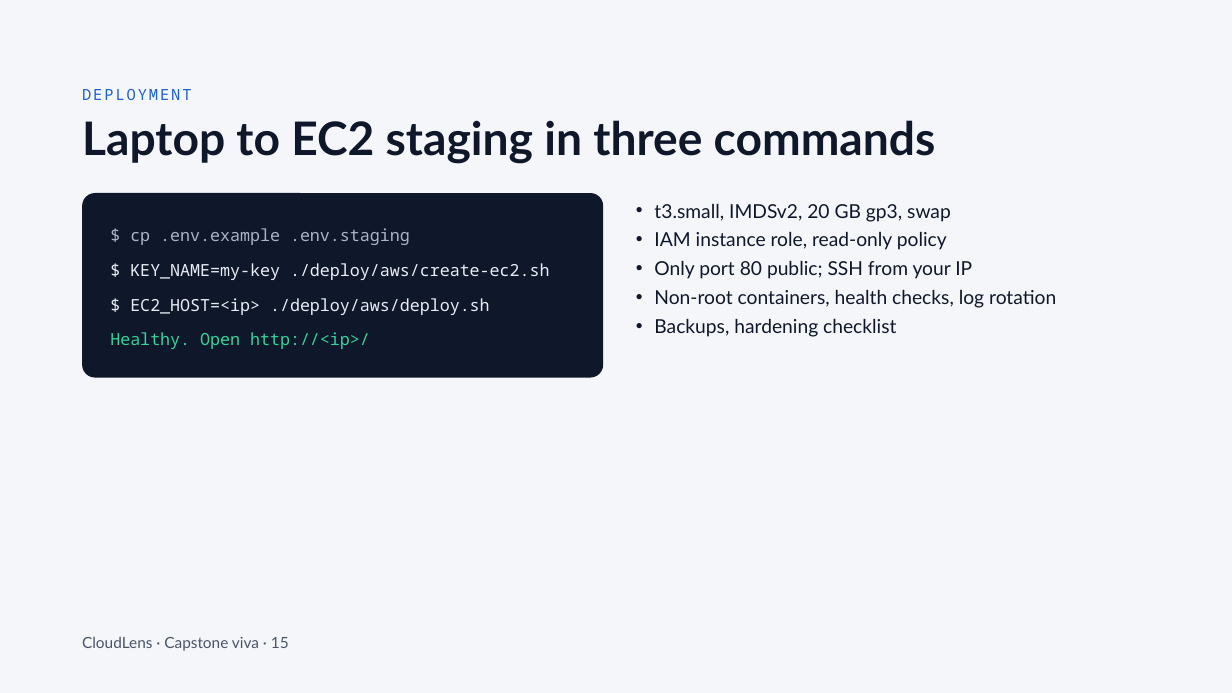
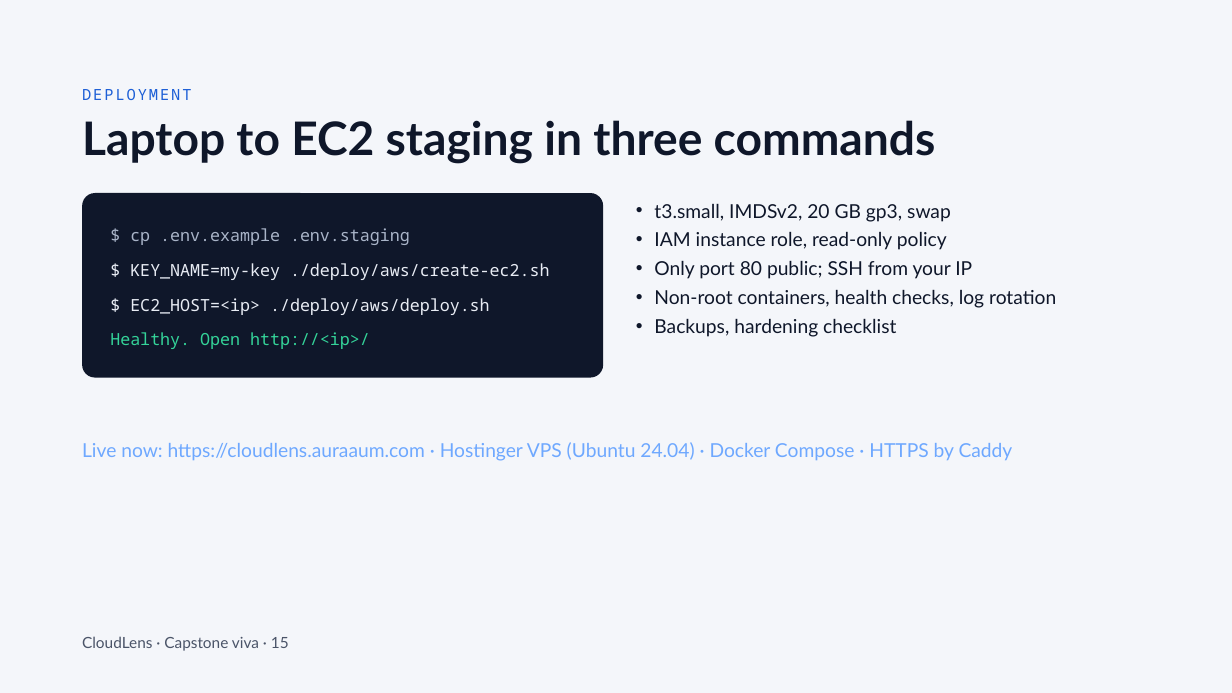
Before and after one commit to sripati/CloudLens, a slide deck: slide 15 of docs/presentation/CloudLens DevOps Dashboard for Resource and Cost Monitoring.pptx. Drawn at 1232x693 pixels with LibreOffice and Linux fonts; fonts in the diff are those of the drawing. Boxes give left, top, right and bottom in pixels: in the first picture for what was removed or moved away, otherwise in the second. Text is boxed around its words. In the diff, an @@ line names an element or a change of style, - is before the commit and + after.

Commit message:
Added LIVE url

```diff
--- a/docs/presentation/CloudLens DevOps Dashboard for Resource and Cost Monitoring.pptx
+++ b/docs/presentation/CloudLens DevOps Dashboard for Resource and Cost Monitoring.pptx
@@ text added at [82, 442, 1013, 461], 15 pt, text #6EA8FF @@
+Live now: https://cloudlens.auraaum.com · Hostinger VPS (Ubuntu 24.04) · Docker Compose · HTTPS by Caddy
```
Also in this commit, not shown: 3 other slides changed, 17 other files.
